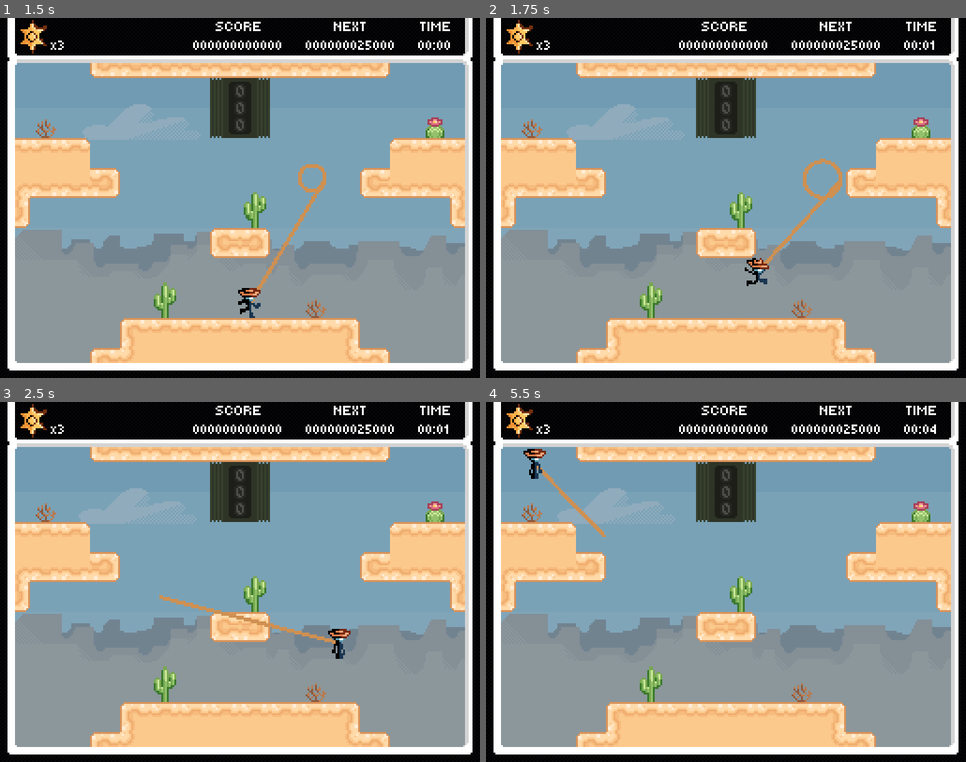
Above: before the commit, frames 1-4 (two rows, left to right).
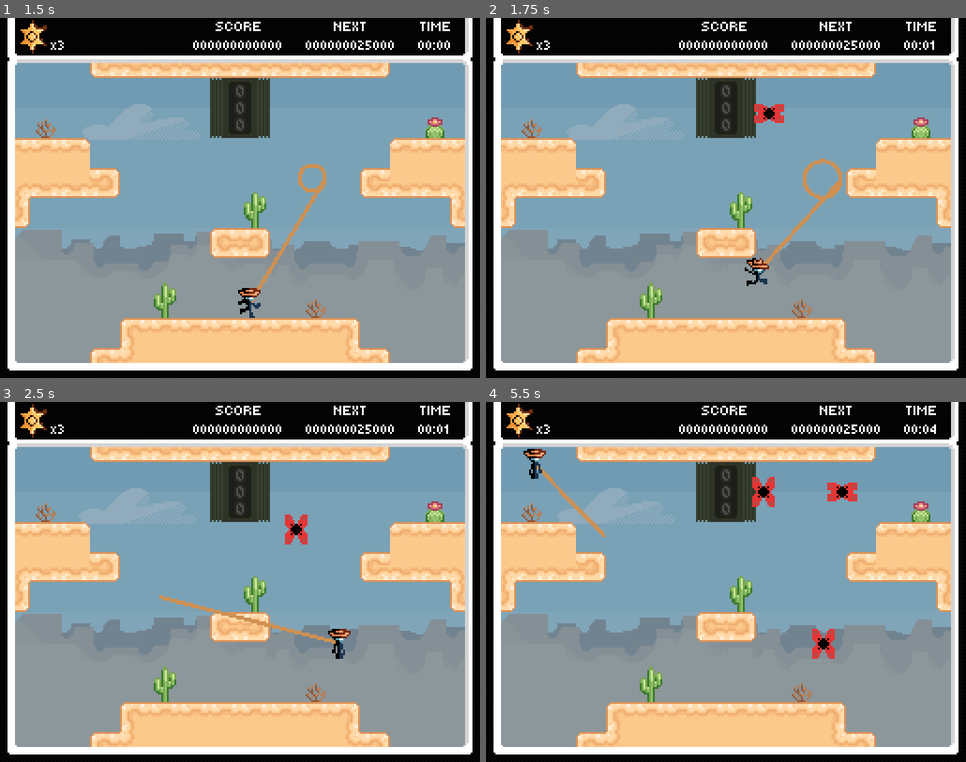
Above: after the commit, the same moments.

Repository: Jcodefox/GMTK-2025
Game: Godot game, scene res://scenes/topscenes/title_topscene.tscn
Two runs of this game, one before a commit and one after it. Both use one fixed random seed, a clock stepped at 60 frames per second and the inputs below.
Inputs (mouse positions are in pixels of both pictures, inside the frame that each line leads up to):
- Up to frame 1 (1.5 s): click "Start Game" at 0.5 s; move the mouse to (345, 180) at 1.27 s; hold D (move_right) from 1.28 s (still down); hold Shift (lasso_bind) from 1.28 s (still down)
- Up to frame 2 (1.75 s): keep holding D (move_right); keep holding Shift (lasso_bind); tap Space (move_jump) at 1.52 s
- Up to frame 3 (2.5 s): keep holding D (move_right); move the mouse to (144, 600) at 2.02 s; release Shift (lasso_bind) at 2.03 s; click (144, 600) at 2.1 s; tap Space (move_jump) at 2.27 s
- Up to frame 4 (5.5 s): move the mouse to (774, 502) at 2.77 s; release D (move_right) at 2.78 s; hold A (move_left) 2.78-3.53 s; hold Shift (lasso_bind) 2.78-3.53 s; move the mouse to (702, 654) at 3.52 s; hold D (move_right) 3.53-5.03 s; click (702, 654) at 3.6 s; tap Space (move_jump) at 3.77, 4.52, 5.27 s; move the mouse to (870, 636) at 4.27 s; hold Shift (lasso_bind) 4.28-5.03 s; move the mouse to (582, 528) at 5.02 s; hold A (move_left) from 5.03 s (still down); click (582, 528) at 5.1 s

Frame 1 is identical in both runs. In frame 2, 0.3% of the frame differs, in the area x 55-63%, y 23-30%; in frame 3, 0.3%; in frame 4, 0.9%, in the area x 55-78%, y 20-72%.

Commit message:
Actually fixed the moths (taped their wings back)

Diff:
--- a/scripts/prefabs/enemy_spawner.gd
+++ b/scripts/prefabs/enemy_spawner.gd
@@ -236,7 +236,7 @@
 				pass
 			OUTMODES.SPIKROS:
 				spawn_enemy(ENEMY.SPIKRO)
-			OUTMODES.SPIKROS:
+			OUTMODES.MOTHICKS:
 				spawn_enemy(ENEMY.MOTHICK)
 			OUTMODES.MIXED_SPIKROS_MOTHS:
 				match randi_range(0, 1):
